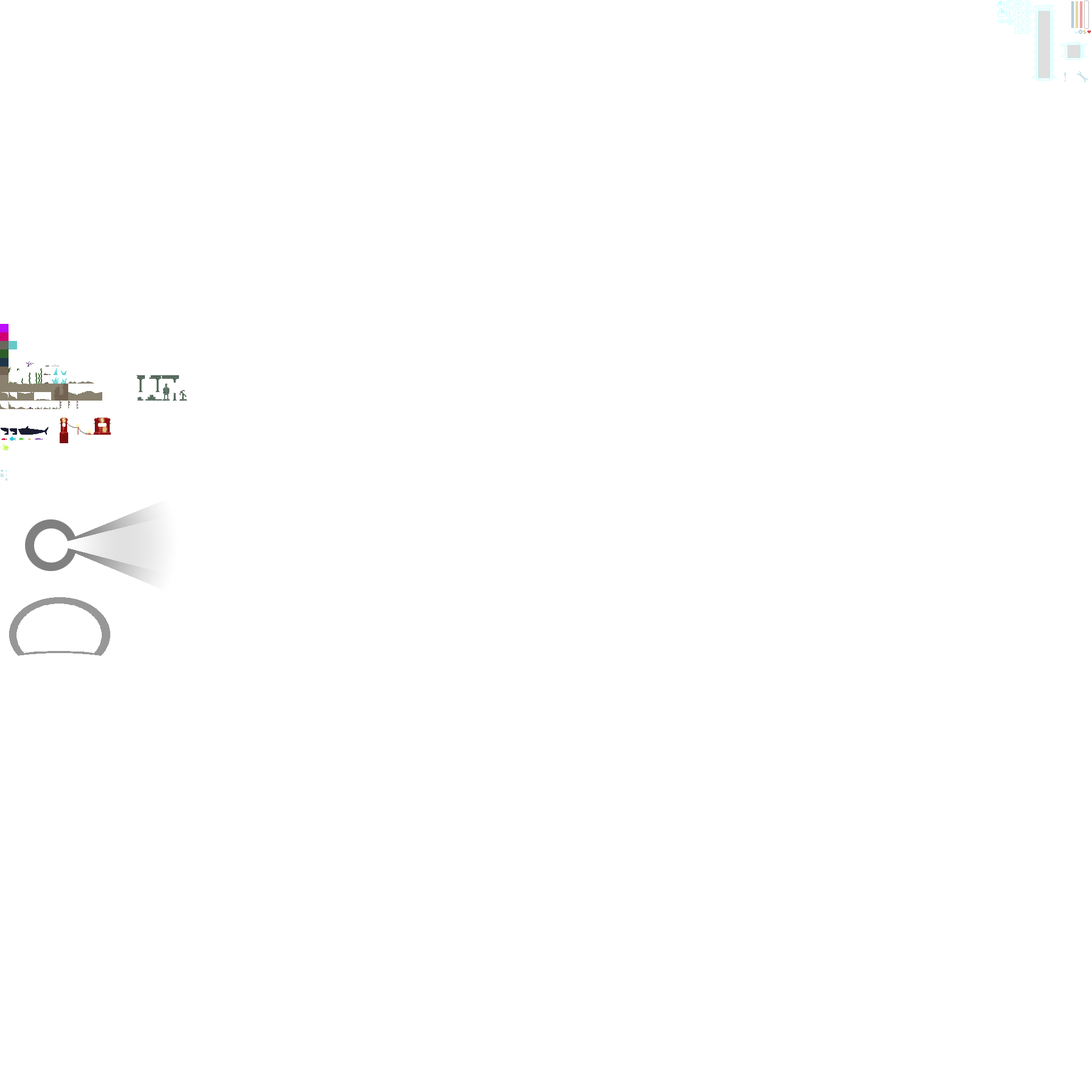
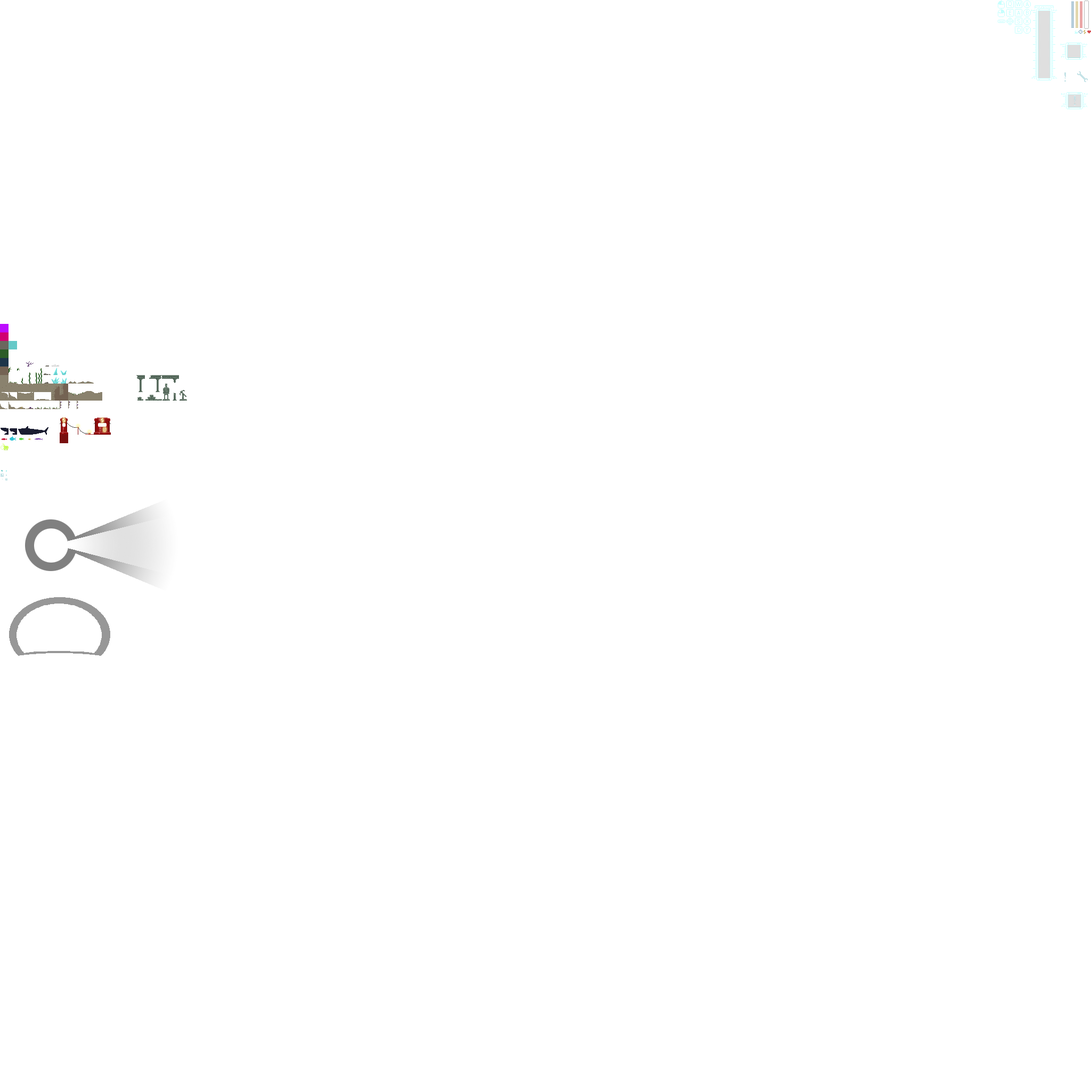
Layers edited between the first and the second 1091x1091 image:
added layer "exclamation point in box" in group "UI" over [1061, 92, 1089, 110]
